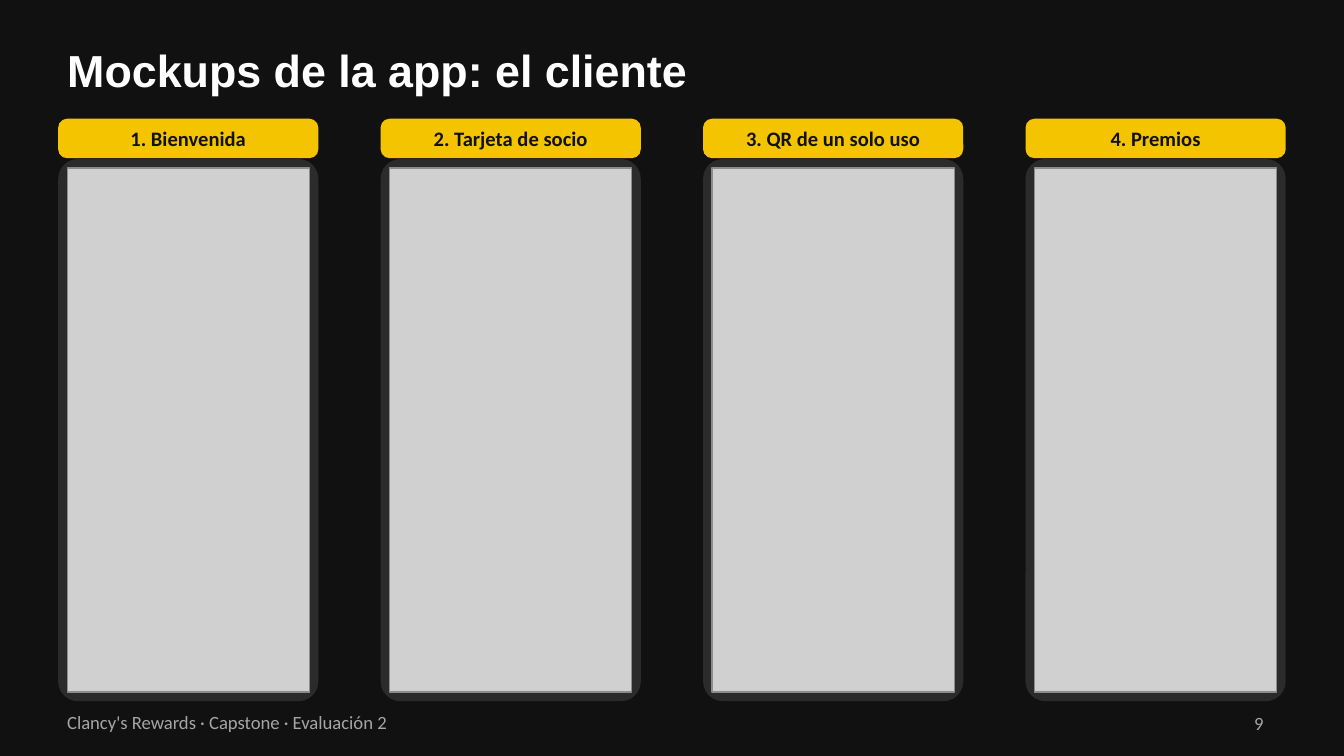
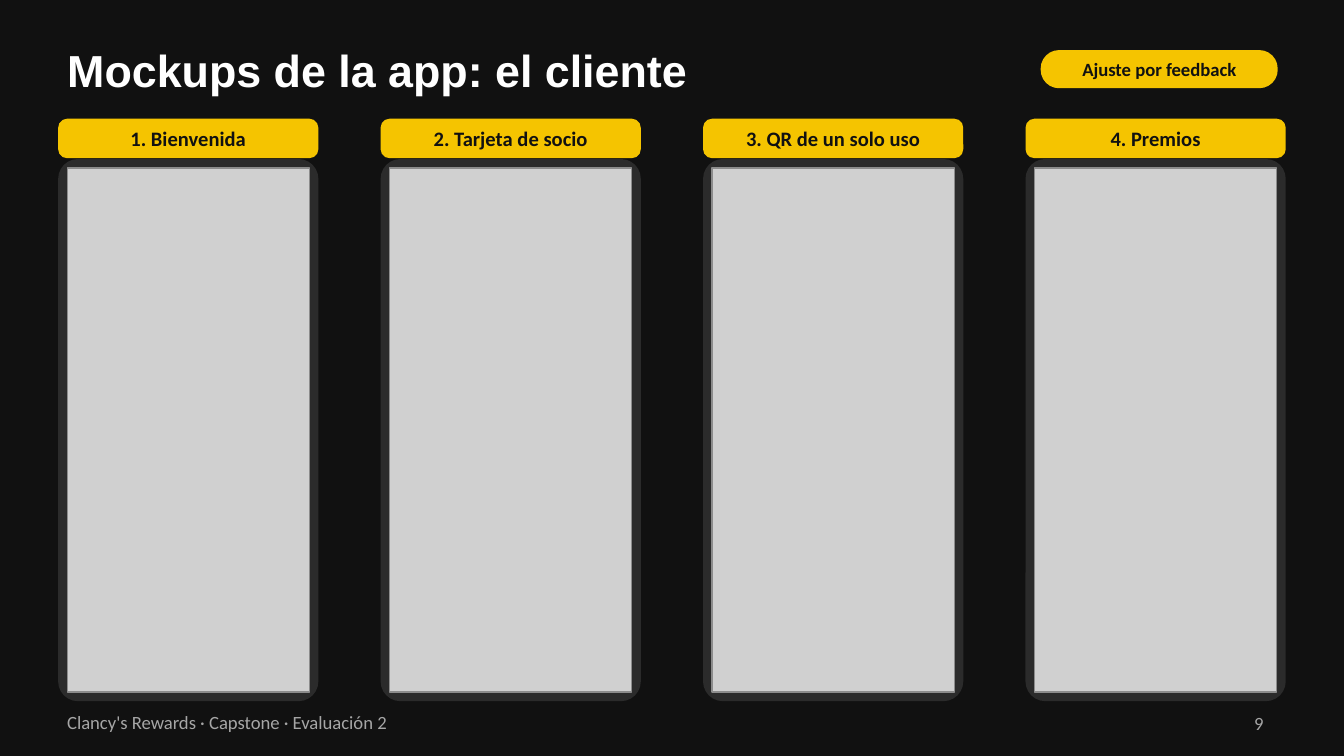
Before and after one commit to 44ndy/clancys-rewards, a slide deck: slide 9 of Fase 2/Evidencias Proyecto/Presentación Proyecto.pptx. Drawn at 1344x756 pixels with LibreOffice and Linux fonts; fonts in the diff are those of the drawing; grey boxes stand for pictures. Boxes give left, top, right and bottom in pixels: in the first picture for what was removed or moved away, otherwise in the second. Text is boxed around its words. In the diff, an @@ line names an element or a change of style, - is before the commit and + after.

Commit message:
Enfocar la presentación en los cambios desde la Fase 1
Contexto y solución quedan en una sola lámina de recordatorio, y se agrega
una lámina con la retroalimentación recibida, lo que se hizo y el avance
del Sprint 1. Las láminas que responden al feedback llevan una etiqueta.

```diff
--- a/Fase 2/Evidencias Proyecto/Presentación Proyecto.pptx
+++ b/Fase 2/Evidencias Proyecto/Presentación Proyecto.pptx
@@ rounded rectangle added at (x1=1042, y1=51, x2=1277, y2=87), fill #F5C400, outline #F5C400 1 pt @@
@@ text added at (x1=1082, y1=63, x2=1236, y2=79), 10 pt, text #111111, bold @@
+Ajuste por feedback
```
Also in this commit, not shown: 4 other slides changed, 1 slide added, 1 slide removed.
